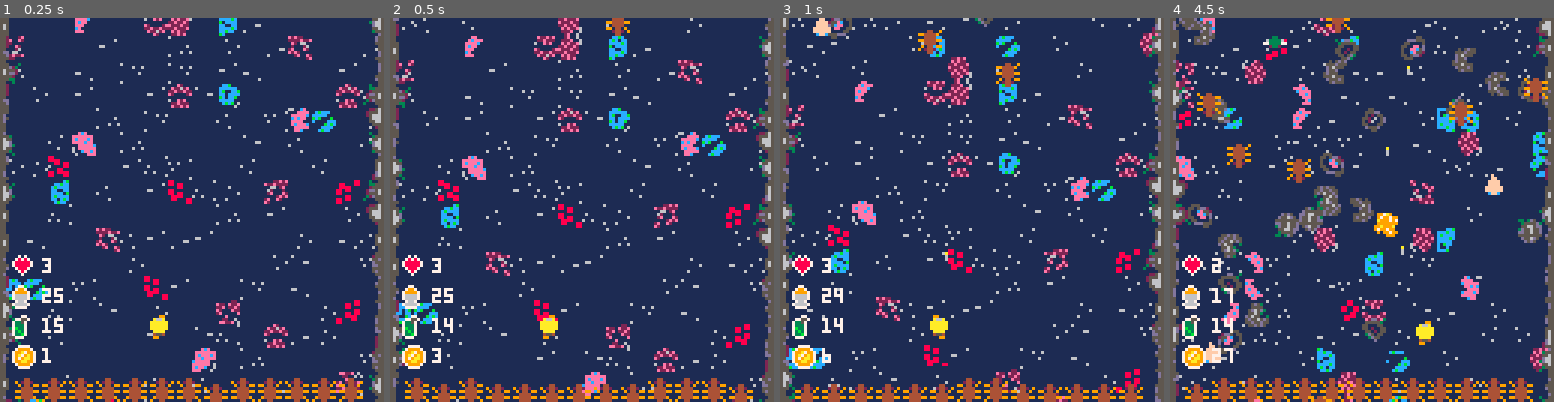
Above: before the commit, frames 1-4 (left to right).
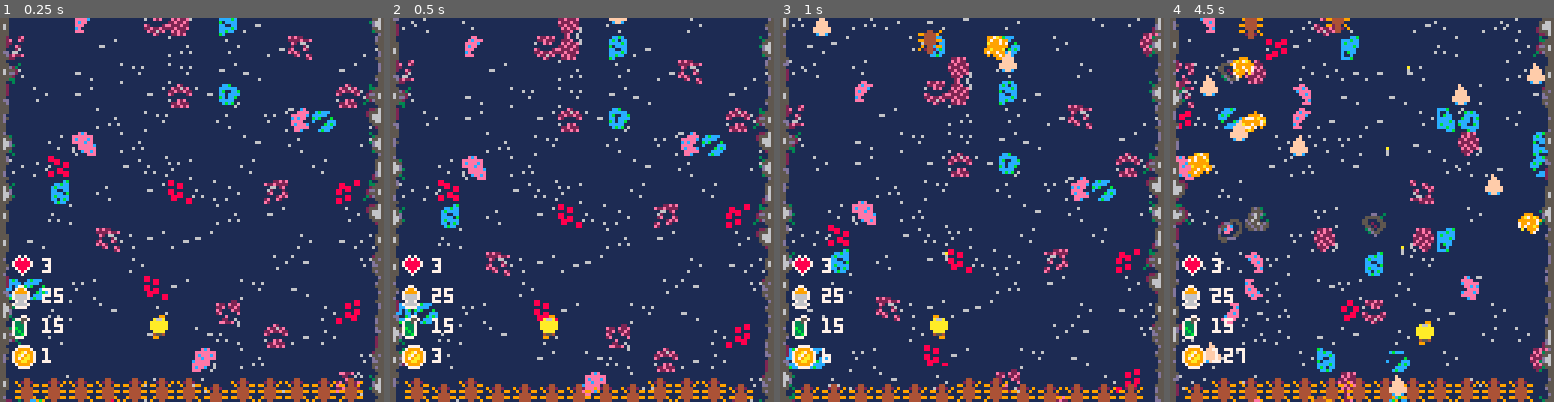
Above: after the commit, the same moments.

Repository: Mister-Oatbread/pico8_drg_game
Game: PICO-8 cartridge drg.p8
Same seed, same stepped clock (60 frames per second), same inputs: the game is played once before the commit and once after it.
Inputs:
- Up to frame 1 (0.25 s): no input
- Up to frame 2 (0.5 s): tap X (X key) at 0.33 s
- Up to frame 3 (1 s): tap O (Z key) at 0.7 s
- Up to frame 4 (4.5 s): tap X (X key) at 1.07, 1.85, 2.97, 4.08 s; hold Right 1.6-2.1 s; tap O (Z key) every 0.4 s from 1.7 to 4.1 s; hold Up 2.15-2.42 s; hold Right 2.47-3.03 s; hold Left 3.08-3.58 s; hold Down 3.63-3.97 s; hold Right from 4.02 s (still down)

Frame 1 is identical in both runs. In frame 2, 0.2% of the frame differs, in the area x 14-63%, y 0-83%; in frame 3, 0.9%; in frame 4, 9.9%, in the area x 2-99%, y 0-99%.

Commit message:
added gitignore

Diff:
--- a/game.lua
+++ b/game.lua
@@ -9,7 +9,7 @@
     no_cave_angels_killed = true;
     no_driller_drilled = true;
 
-    difficulty = 2;
+    difficulty = 1;
     if difficulty == 1 then
         obstacle_spawn_rate = .04;
         resource_spawn_rate = .05;
Not shown, added: .gitignore
